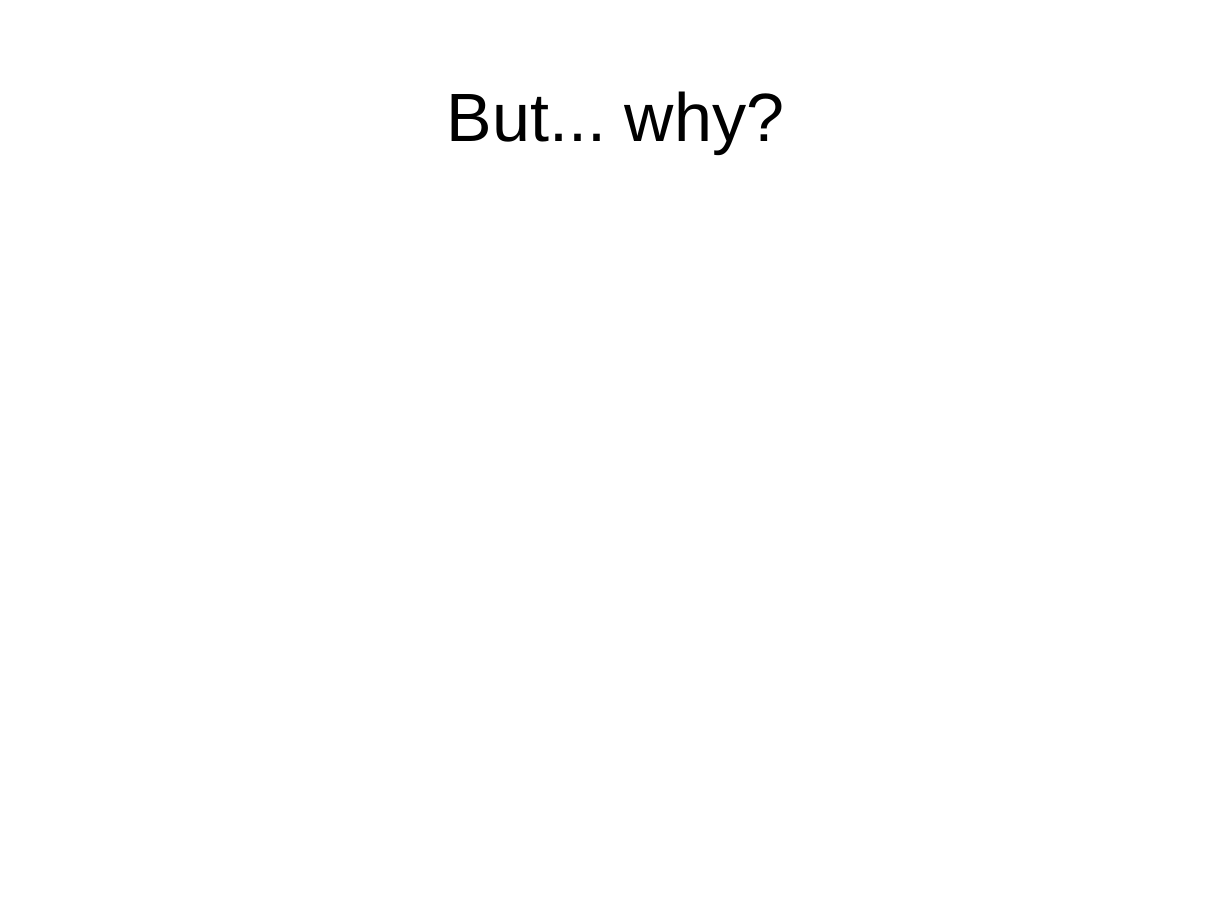
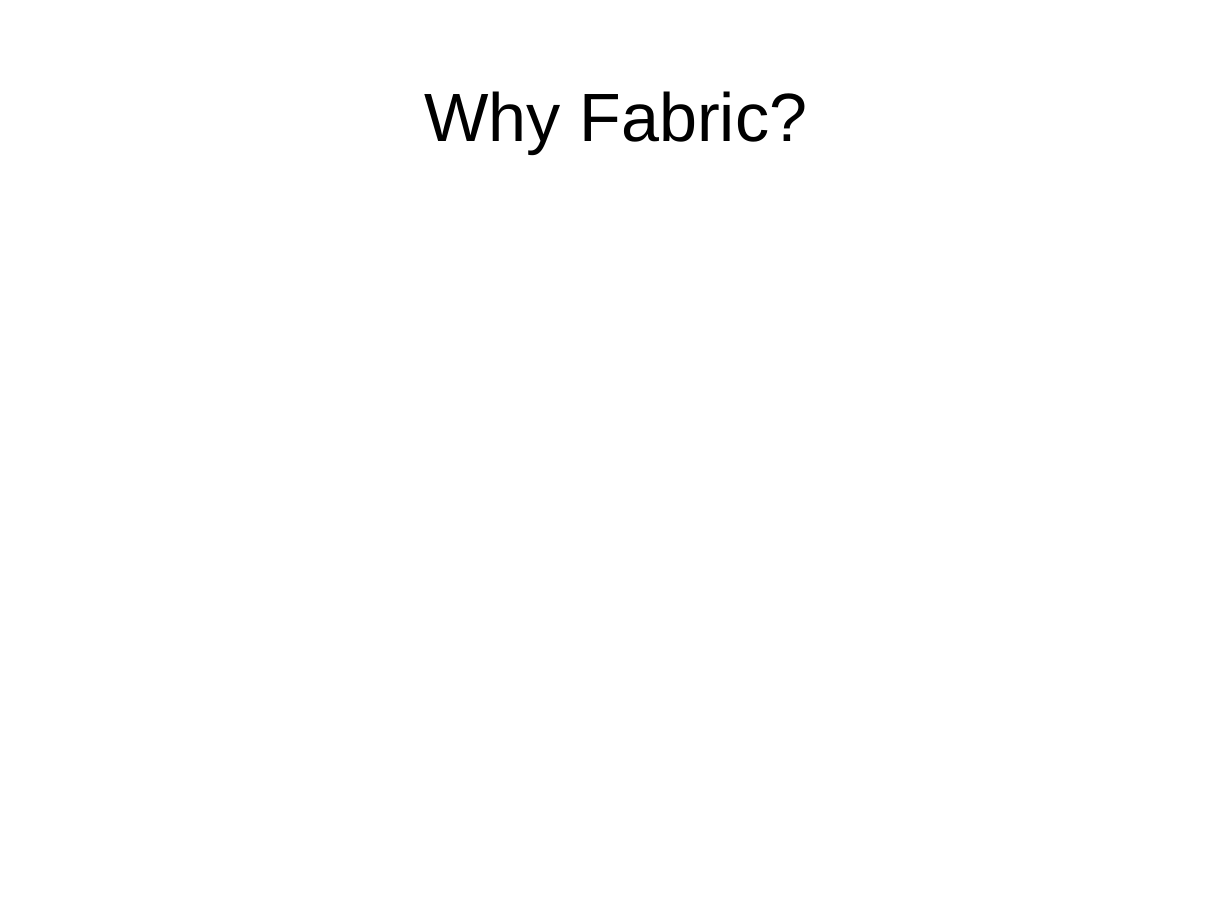
Before and after one commit to julienaubert/gothpy_fab, a slide deck: slide 3 of slides.odp (slide 2 before the commit). Drawn at 1232x924 pixels with LibreOffice and Linux fonts; fonts in the diff are those of the drawing. Boxes give left, top, right and bottom in pixels: in the first picture for what was removed or moved away, otherwise in the second. Text is boxed around its words. In the diff, an @@ line names an element or a change of style, - is before the commit and + after.

```diff
--- a/slides.odp
+++ b/slides.odp
@@ title at [424,91,808,153]: text changed @@
-But... why?
+Why Fabric?
```
Also in this commit, not shown: 1 other slide changed, 7 slides added, 2 slides removed, 11 other files.
